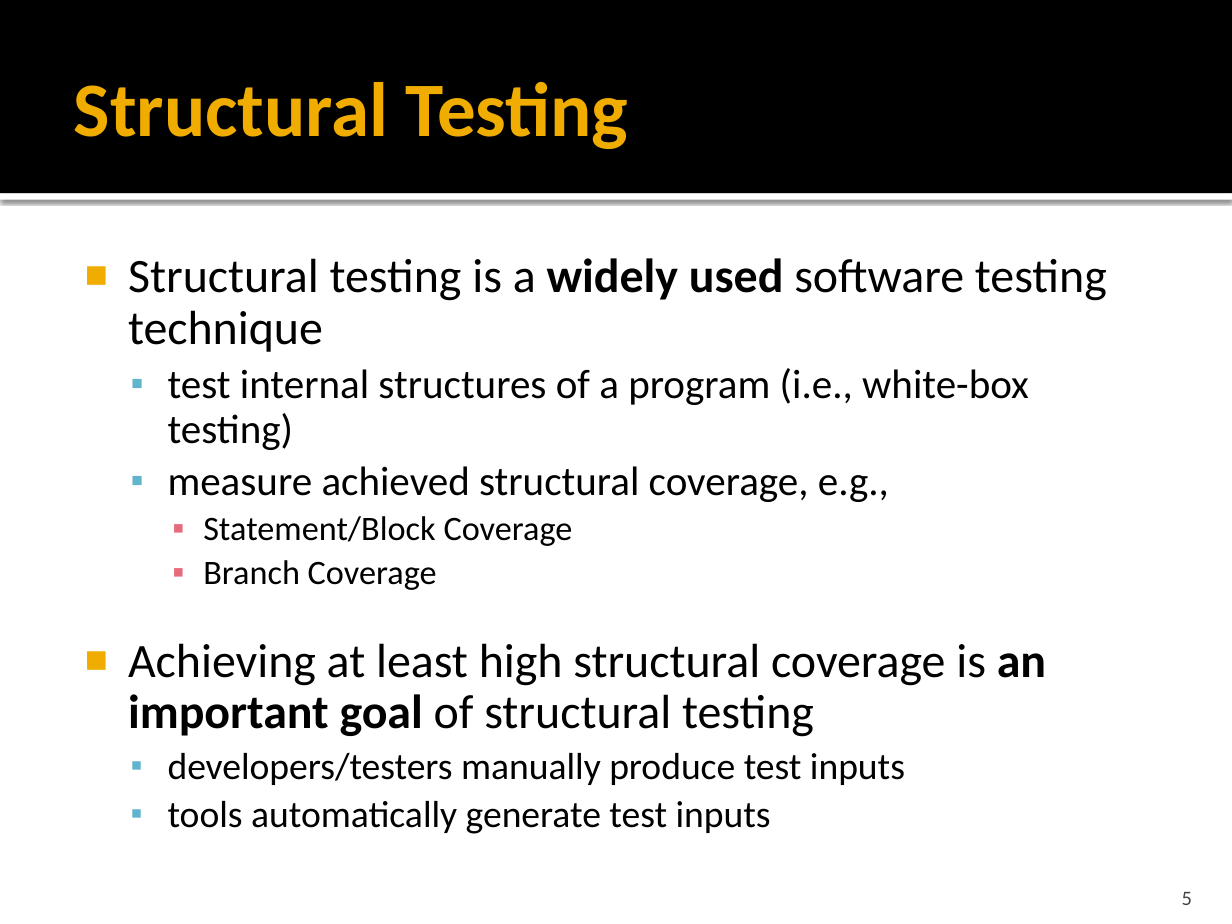
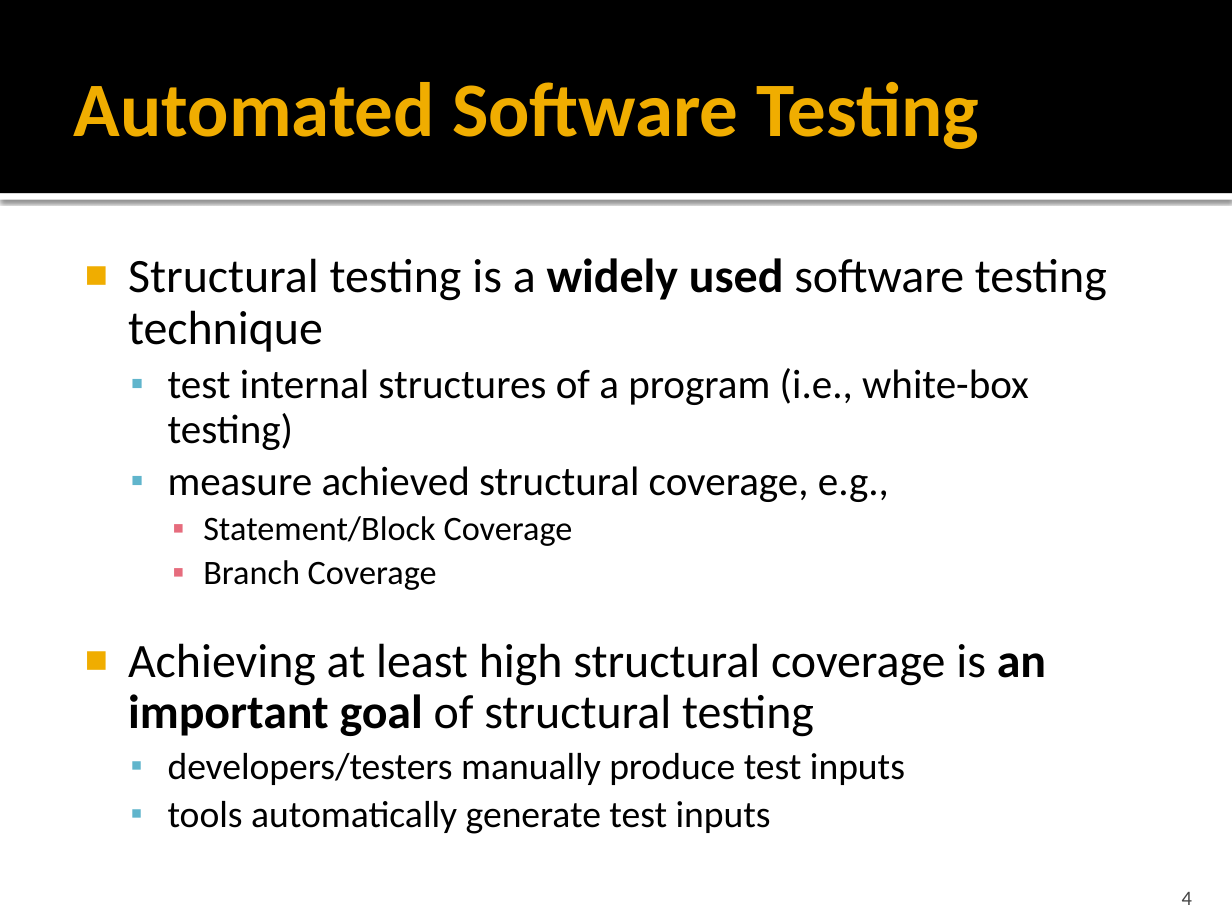
Before and after one commit to mentaman/cspat, a slide deck: slide 4 of Course/720 Artificial Intelligence II/report/720.pptx (slide 5 before the commit). Drawn at 1232x924 pixels with LibreOffice and Linux fonts; fonts in the diff are those of the drawing. Boxes give left, top, right and bottom in pixels: in the first picture for what was removed or moved away, otherwise in the second. Text is boxed around its words. In the diff, an @@ line names an element or a change of style, - is before the commit and + after.

```diff
--- a/Course/720 Artificial Intelligence II/report/720.pptx
+++ b/Course/720 Artificial Intelligence II/report/720.pptx
@@ title at (74,82,979,149): text changed @@
-Structural Testing
+Automated Software Testing
@@ page number at (1182,892,1192,905): text changed @@
-5
+4
```
Also in this commit, not shown: 1 other slide changed, 1 slide added, 1 slide removed.
